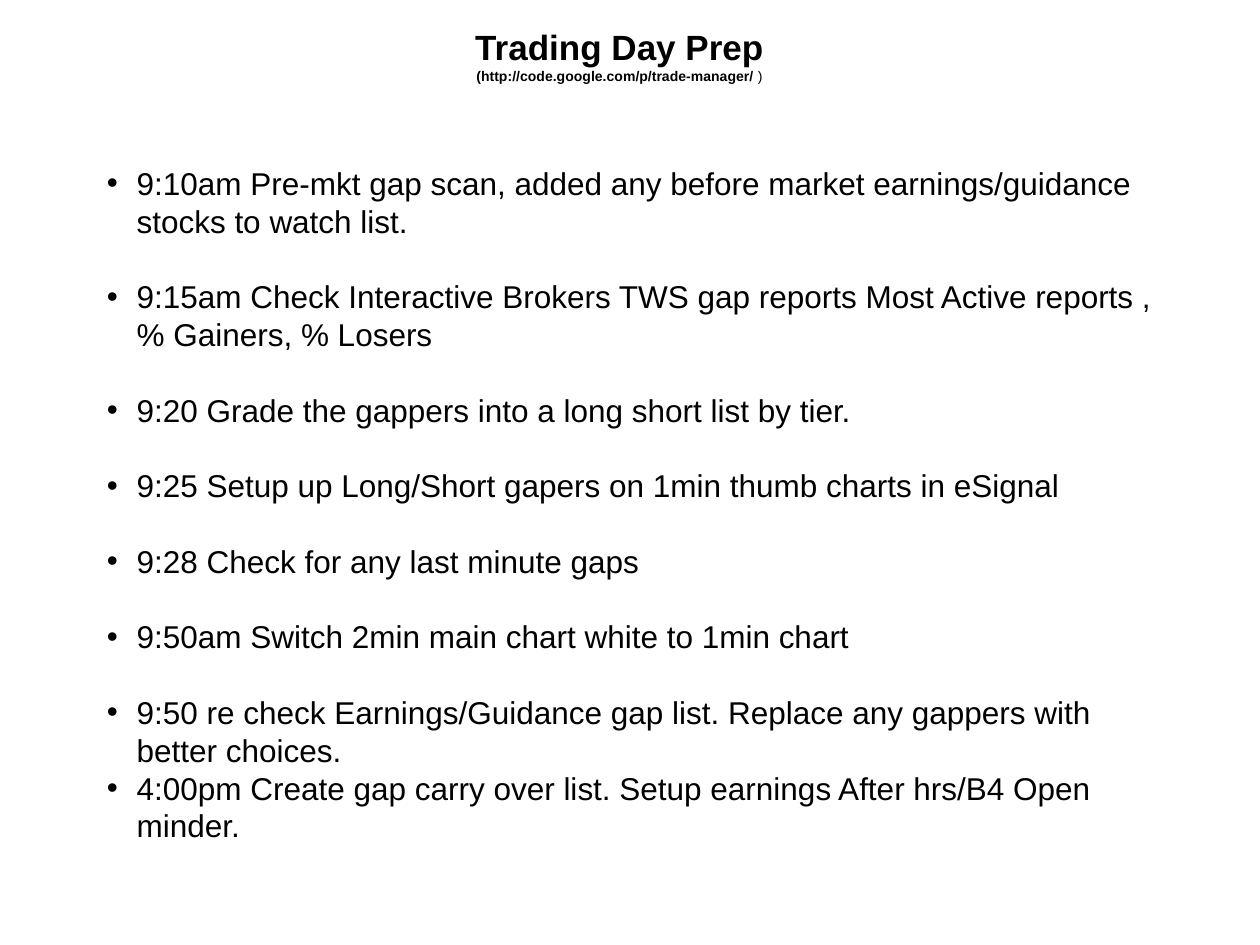
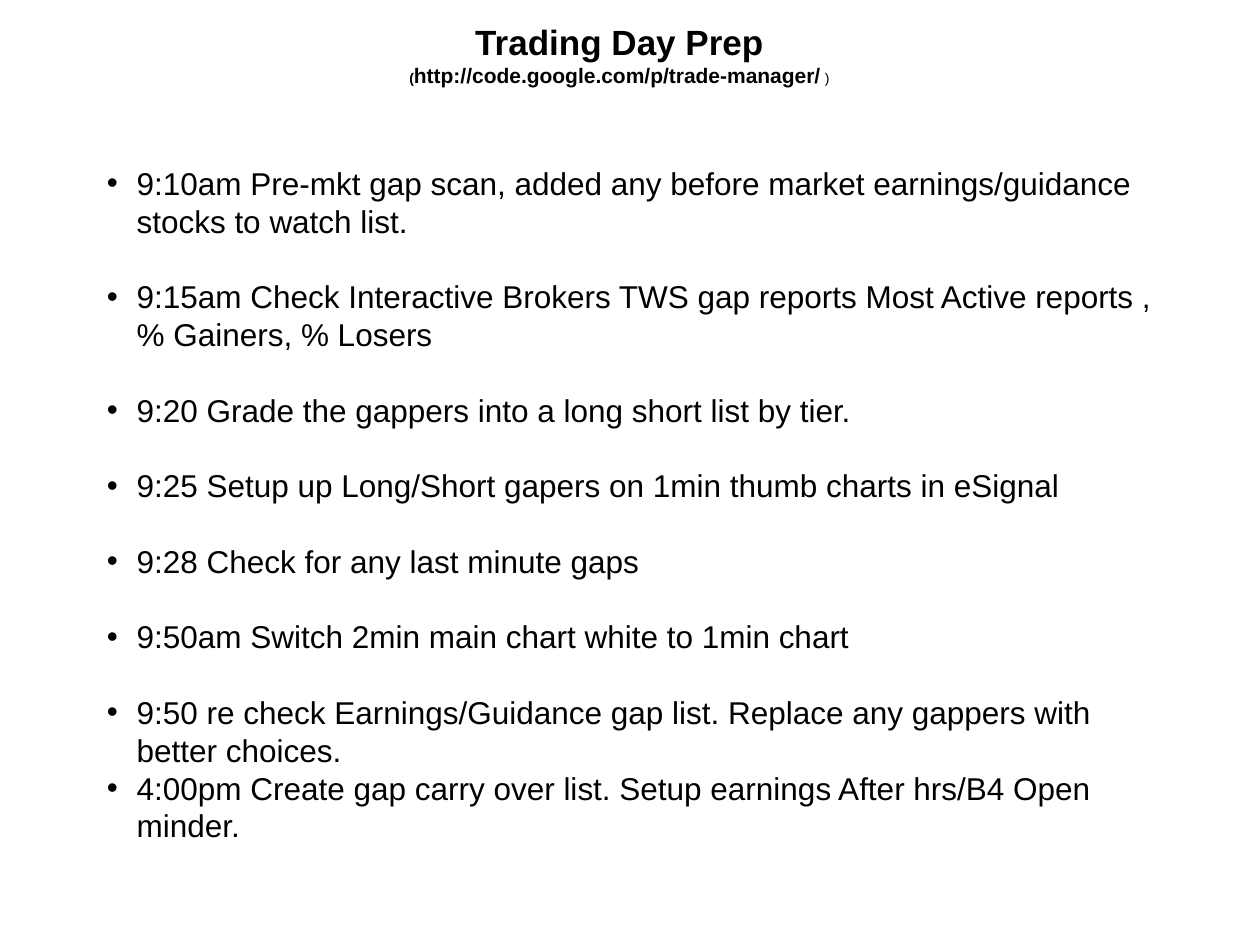
Before and after one commit to trade-manager/trade-manager, a slide deck: slide 1 of docs/Trading Day.ppt. Drawn at 1260x945 pixels with LibreOffice and Linux fonts; fonts in the diff are those of the drawing. Boxes give left, top, right and bottom in pixels: in the first picture for what was removed or moved away, otherwise in the second. Text is boxed around its words. In the diff, an @@ line names an element or a change of style, - is before the commit and + after.

```diff
--- a/docs/Trading Day.ppt
+++ b/docs/Trading Day.ppt
@@ title "Trading Day Prep (http://code.google.com/p/trade-manager/ )" at <box>414,29,820,88</box>: size 8 to 12 pt in "(http://code.google.com/p/trade-manager/" @@
```
Also in this commit, not shown: 1 other slide changed, 3 other files.
